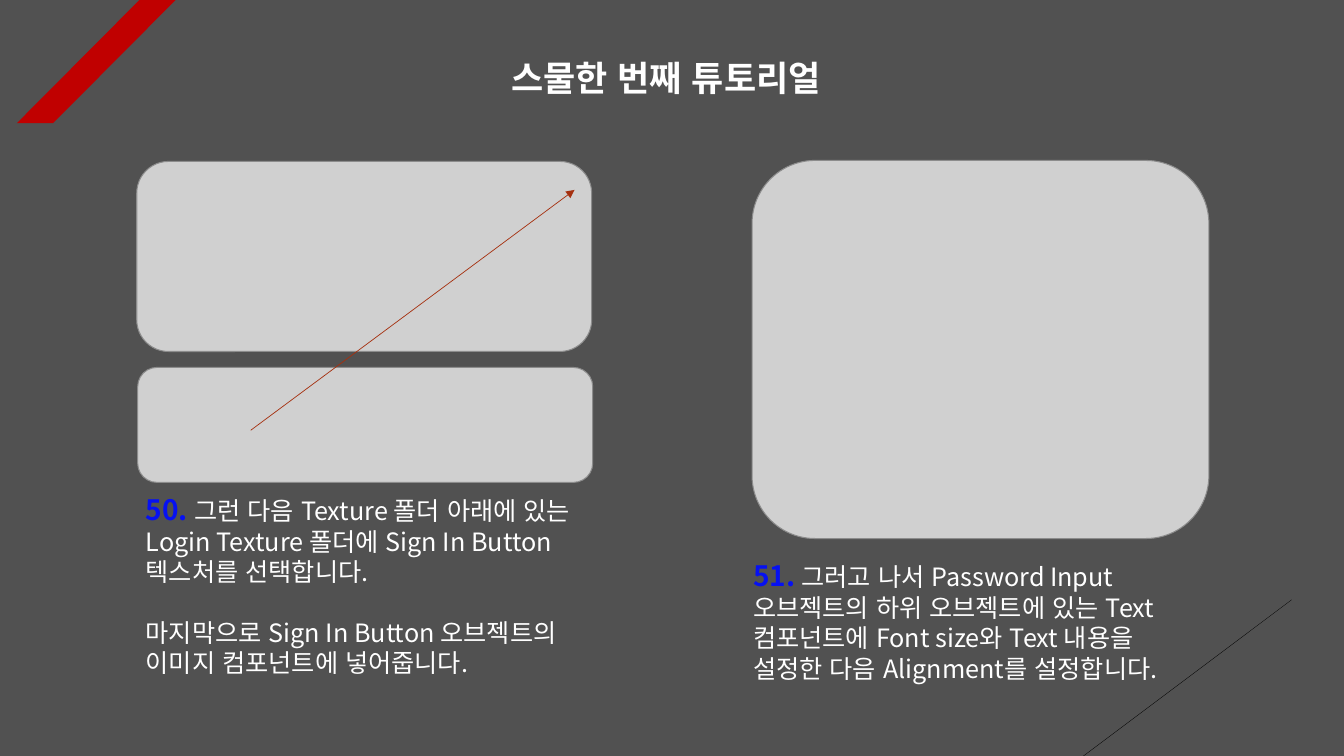
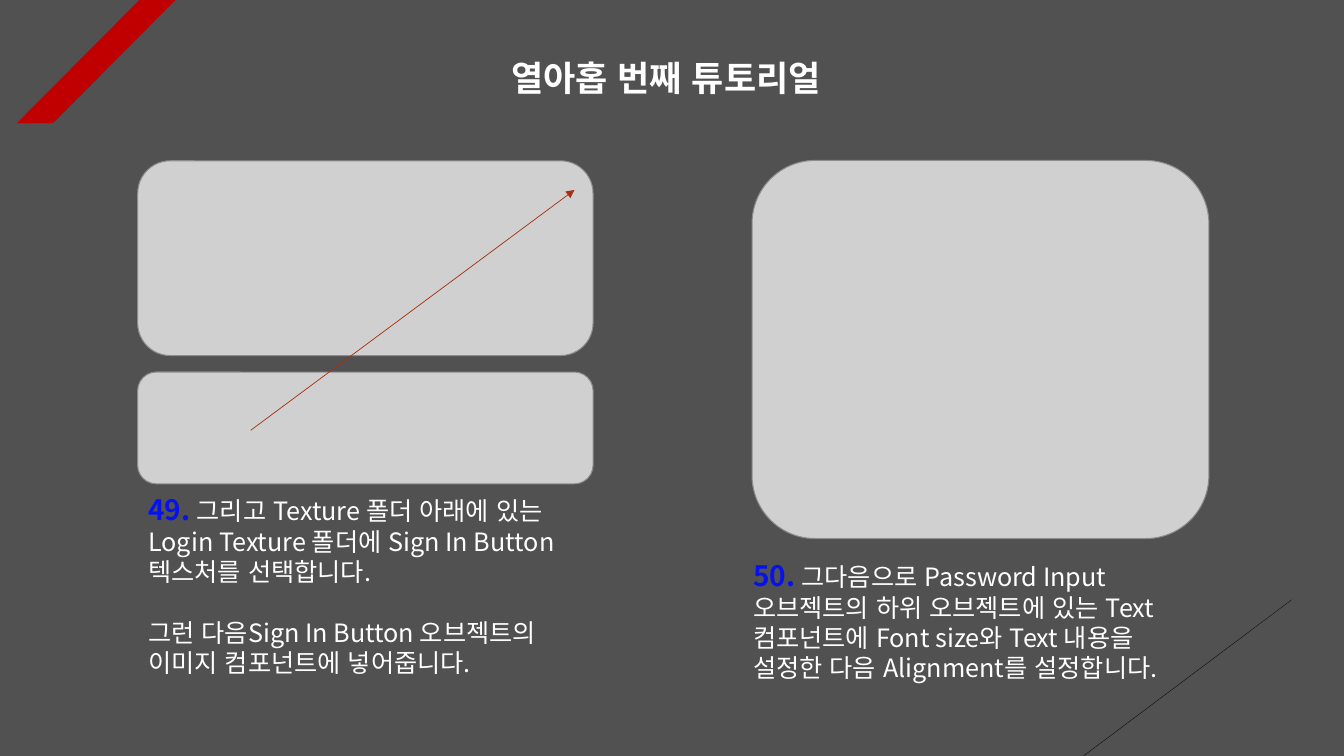
Before and after one commit to 7433jun/PhotonServer, a slide deck: slide 19 of Assets/PPT Data/Photon PlayFab.pptx (slide 21 before the commit). Drawn at 1344x756 pixels with LibreOffice and Linux fonts; fonts in the diff are those of the drawing; grey boxes stand for pictures. Boxes give left, top, right and bottom in pixels: in the first picture for what was removed or moved away, otherwise in the second. Text is boxed around its words. In the diff, an @@ line names an element or a change of style, - is before the commit and + after.

```diff
--- a/Assets/PPT Data/Photon PlayFab.pptx
+++ b/Assets/PPT Data/Photon PlayFab.pptx
@@ text at [512, 61, 821, 94]: text changed @@
-스물한 번째 튜토리얼
+열아홉 번째 튜토리얼
@@ picture: place and size @@
-picture at [137, 161, 592, 352]
+picture at [138, 161, 594, 356]
@@ picture: place and size @@
-picture at [138, 368, 593, 483]
+picture at [138, 372, 594, 484]
@@ text at [148, 499, 555, 674]: text changed @@
-50. 그런 다음 Texture 폴더 아래에 있는 Login Texture 폴더에 Sign In Button 텍스처를 선택합니다.
-마지막으로 Sign In Button 오브젝트의 이미지 컴포넌트에 넣어줍니다.
+49. 그리고 Texture 폴더 아래에 있는 Login Texture 폴더에 Sign In Button 텍스처를 선택합니다.
+그런 다음Sign In Button 오브젝트의 이미지 컴포넌트에 넣어줍니다.
@@ text at [753, 565, 1157, 684]: text changed @@
-51. 그러고 나서 Password Input 오브젝트의 하위 오브젝트에 있는 Text 컴포넌트에 Font size와 Text 내용을 설정한 다음 Alignment를 설정합니다.
+50. 그다음으로 Password Input 오브젝트의 하위 오브젝트에 있는 Text 컴포넌트에 Font size와 Text 내용을 설정한 다음 Alignment를 설정합니다.
```
Also in this commit, not shown: 6 other slides changed, 2 slides removed, 45 other files.
